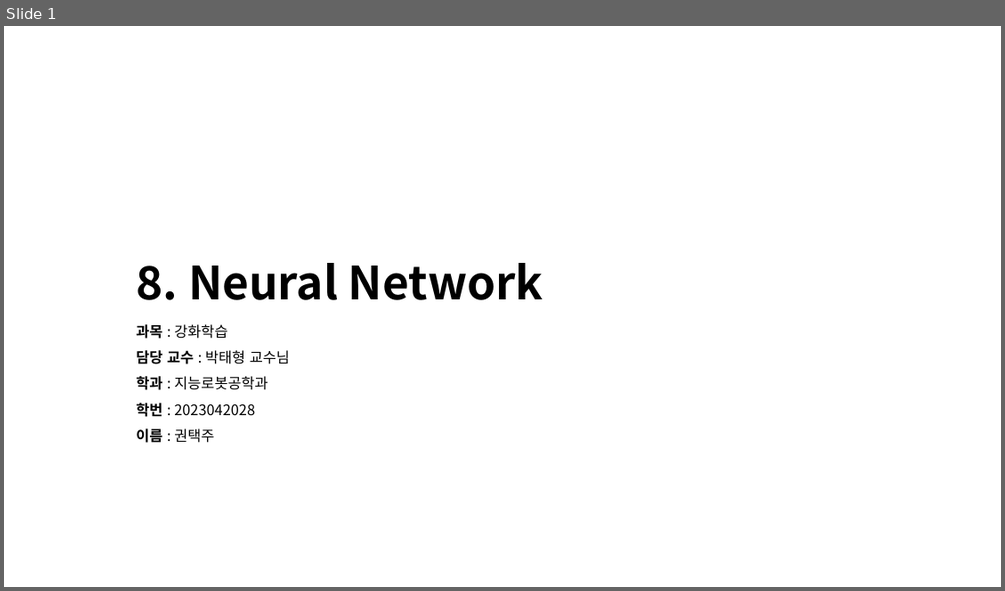
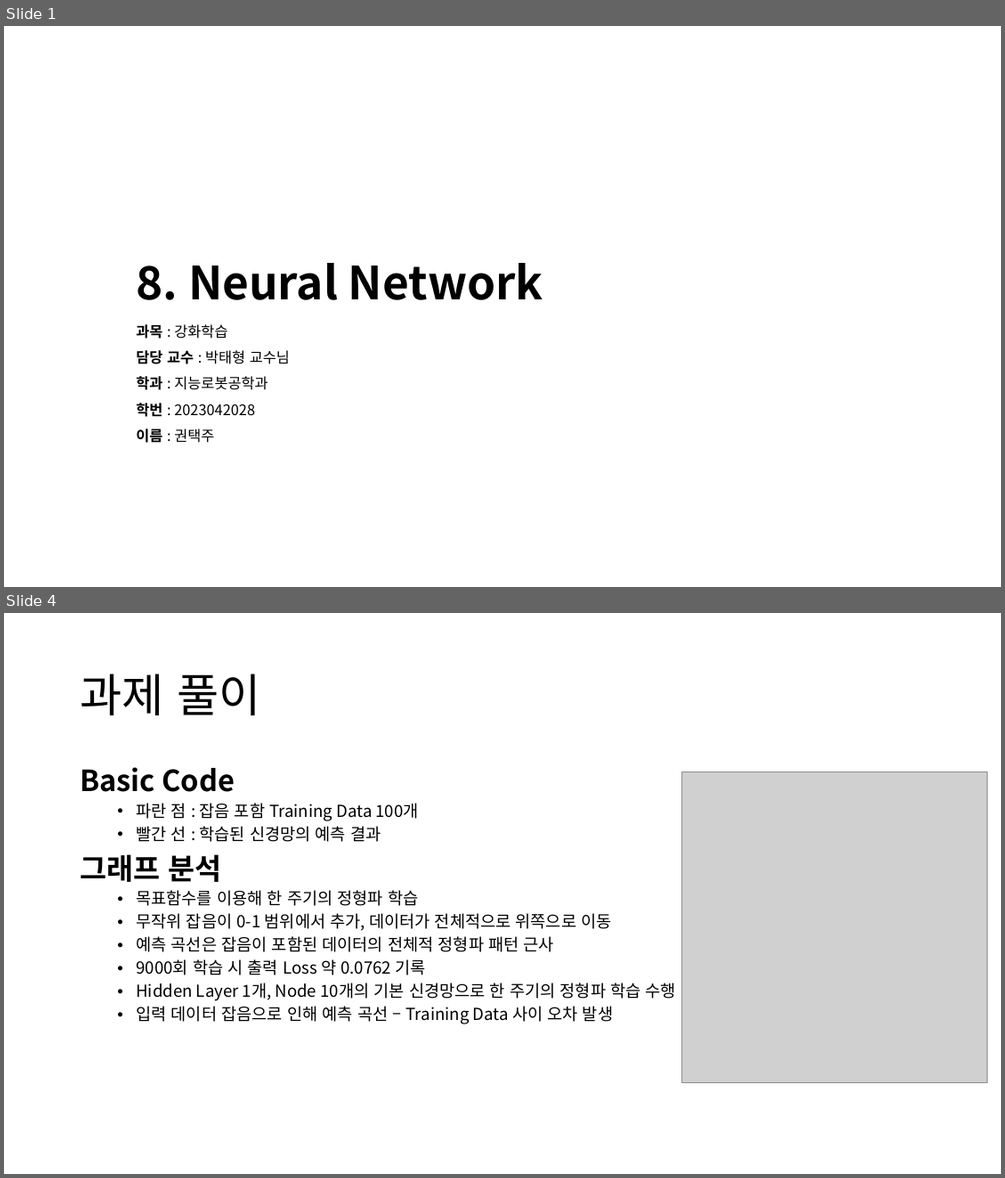
Before and after one commit to KweonTJ/Reinforcement_Learning, a slide deck: 8. Neural Network/8. Neural Network.pptx. Shown one above the other, each under a label of ours: slide 1 before the commit, slides 1 and 4 after it; the slides between them are not shown. The pictures are 1005x591 and 1005x1178 pixels, drawn with LibreOffice and Linux fonts; fonts in the diff are those of the drawing; grey boxes stand for pictures; background and template pictures are left out. Boxes give left, top, right and bottom in pixels: in the first picture for what was removed or moved away, otherwise in the second. Text is boxed around its words. In the diff, an @@ line names an element or a change of style, - is before the commit and + after.

```diff
--- a/8. Neural Network/8. Neural Network.pptx
+++ b/8. Neural Network/8. Neural Network.pptx
@@ slide 4 added at (x1=4, y1=613, x2=1001, y2=1174), background #FFFFFF @@
@@ title added at (x1=80, y1=674, x2=260, y2=715), 44 pt, text #000000 @@
+과제 풀이
@@ text added at (x1=80, y1=767, x2=676, y2=1024), 16 pt, text #000000 @@
+Basic Code
+  • 파란 점 : 잡음 포함 Training Data 100개
+  • 빨간 선 : 학습된 신경망의 예측 결과
+그래프 분석
+  • 목표함수를 이용해 한 주기의 정형파 학습
+  • 무작위 잡음이 0-1 범위에서 추가, 데이터가 전체적으로 위쪽으로 이동
+  • 예측 곡선은 잡음이 포함된 데이터의 전체적 정형파 패턴 근사
+  • 9000회 학습 시 출력 Loss 약 0.0762 기록
+  • Hidden Layer 1개, Node 10개의 기본 신경망으로 한 주기의 정형파 학습 수행
+  • 입력 데이터 잡음으로 인해 예측 곡선 – Training Data 사이 오차 발생
@@ picture added at (x1=682, y1=771, x2=987, y2=1083) @@
```
Also in this commit, not shown: 4 slides changed, 19 other slides added, 7 slides removed, 3 other files.
